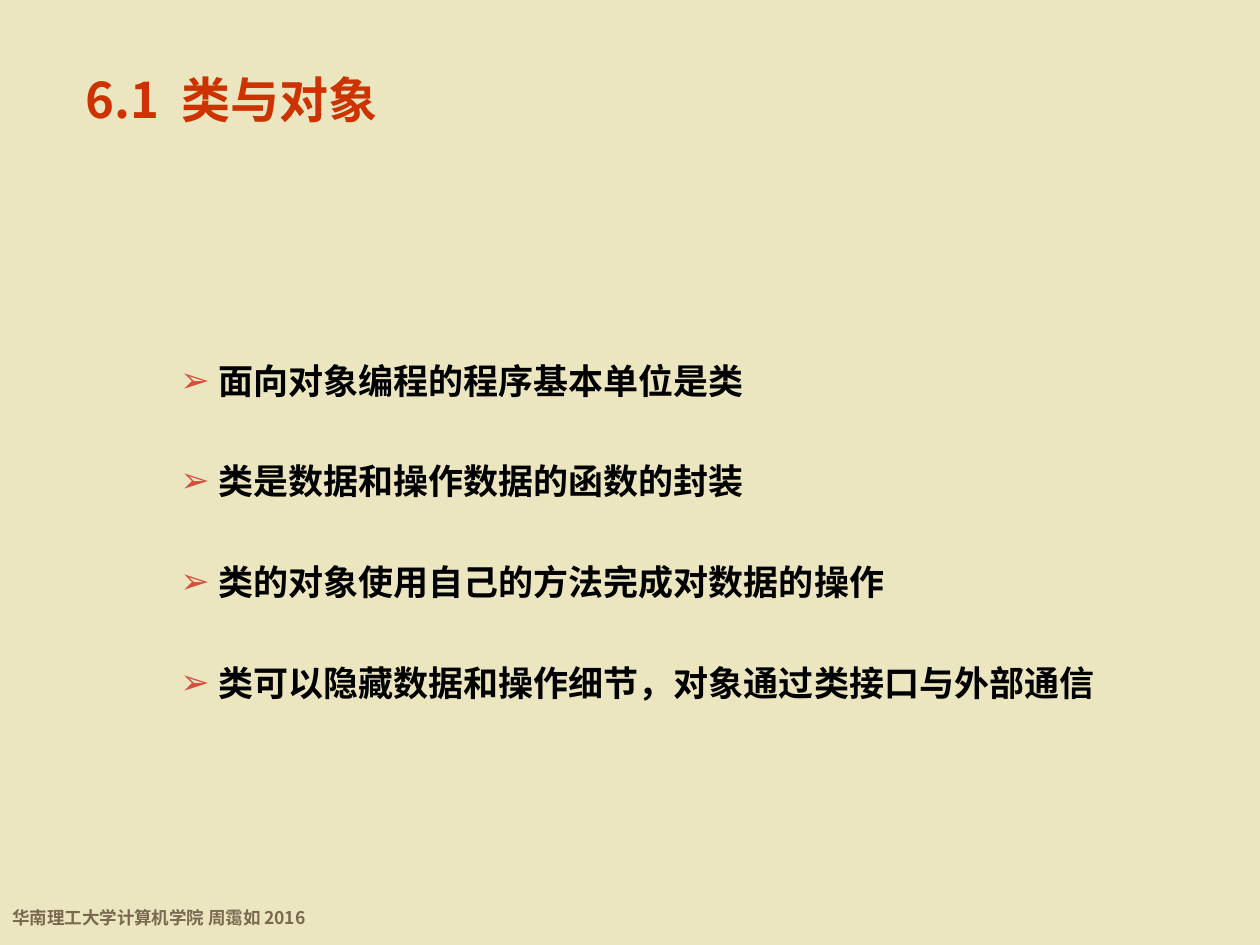
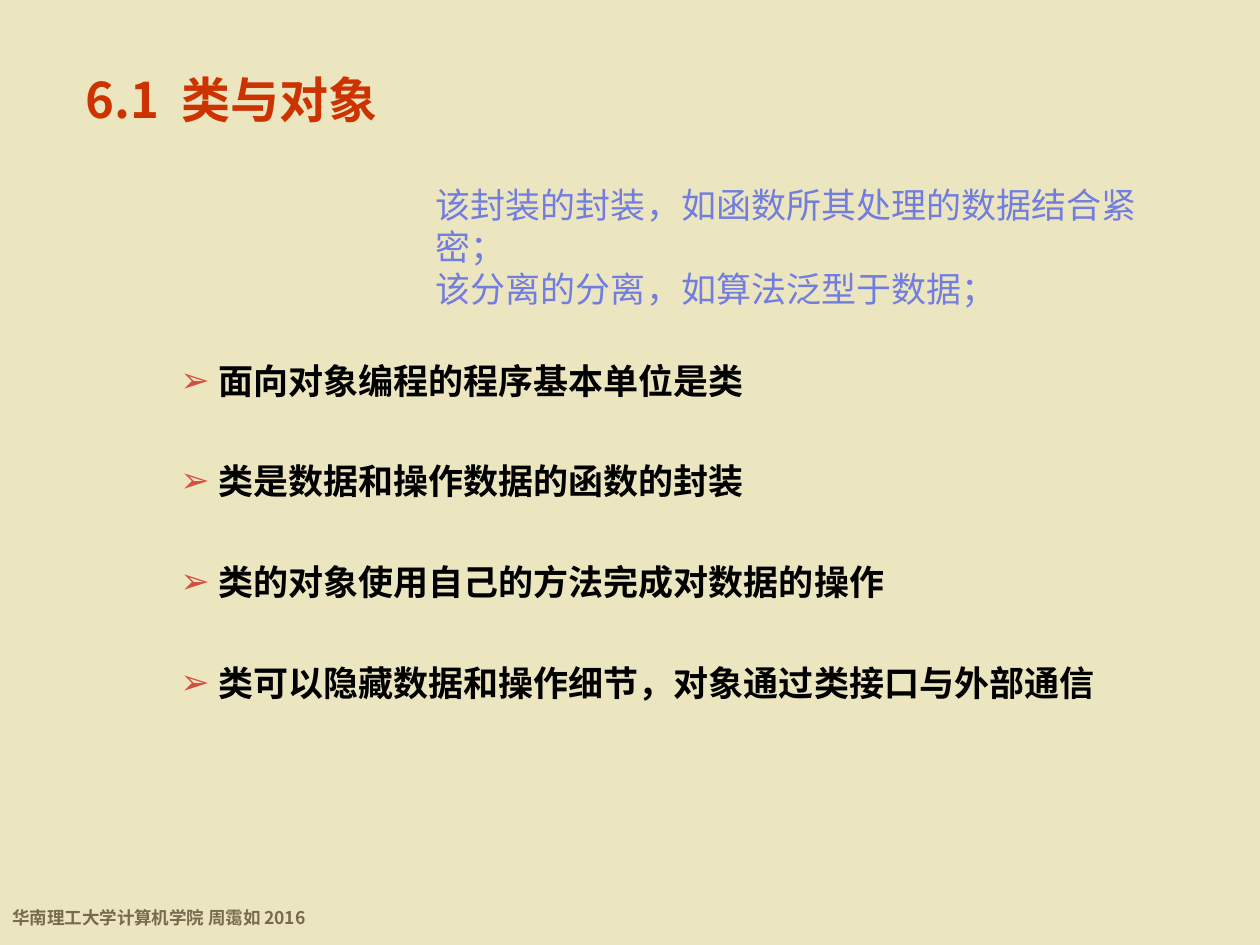
Before and after one commit to wwuhn/wwuhn.github.io, a slide deck: slide 3 of bookspcClassic/C++程序设计基础（第5版）周霭如/6-类与对象.pptx. Drawn at 1260x945 pixels with LibreOffice and Linux fonts; fonts in the diff are those of the drawing; background and template pictures are left out. Boxes give left, top, right and bottom in pixels: in the first picture for what was removed or moved away, otherwise in the second. Text is boxed around its words. In the diff, an @@ line names an element or a change of style, - is before the commit and + after.

```diff
--- a/bookspcClassic/C++程序设计基础（第5版）周霭如/6-类与对象.pptx
+++ b/bookspcClassic/C++程序设计基础（第5版）周霭如/6-类与对象.pptx
@@ text added at bbox=[436, 188, 1137, 308], 20 pt, text #727DE0 @@
+该封装的封装，如函数所其处理的数据结合紧密；
+该分离的分离，如算法泛型于数据；
```
Also in this commit, not shown: 15 other slides changed.
